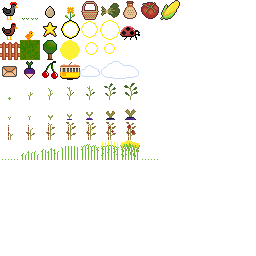
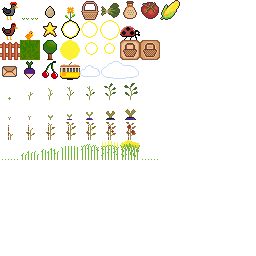
Revision of a layered 256 × 256 image; what changed, layer by layer:
added layer "Paint Layer 1" (1st of 2) above "Paint Layer 1" over [120, 40, 160, 60]
painted on "Paint Layer 1" (2nd of 2) over [120, 40, 160, 60]
